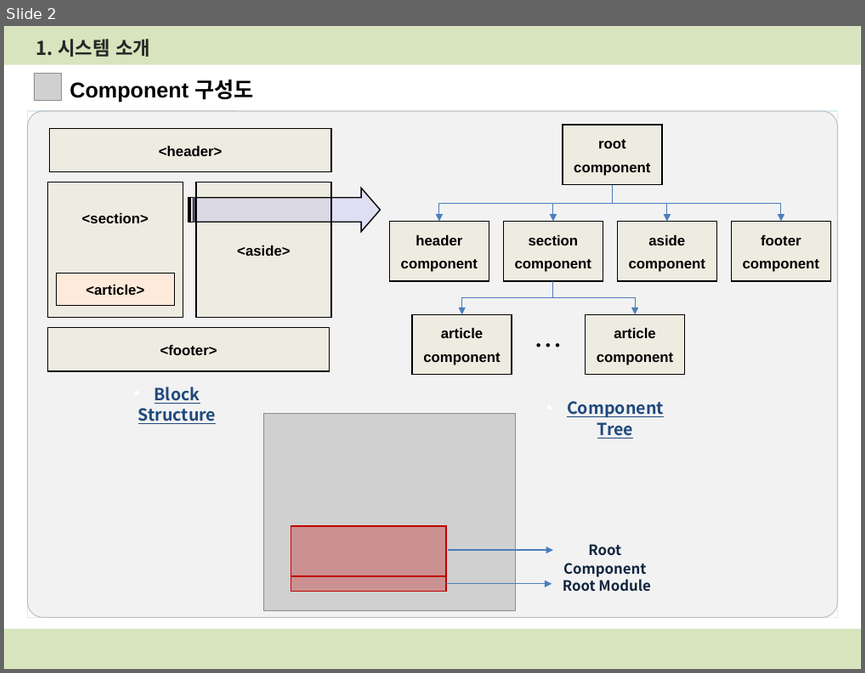
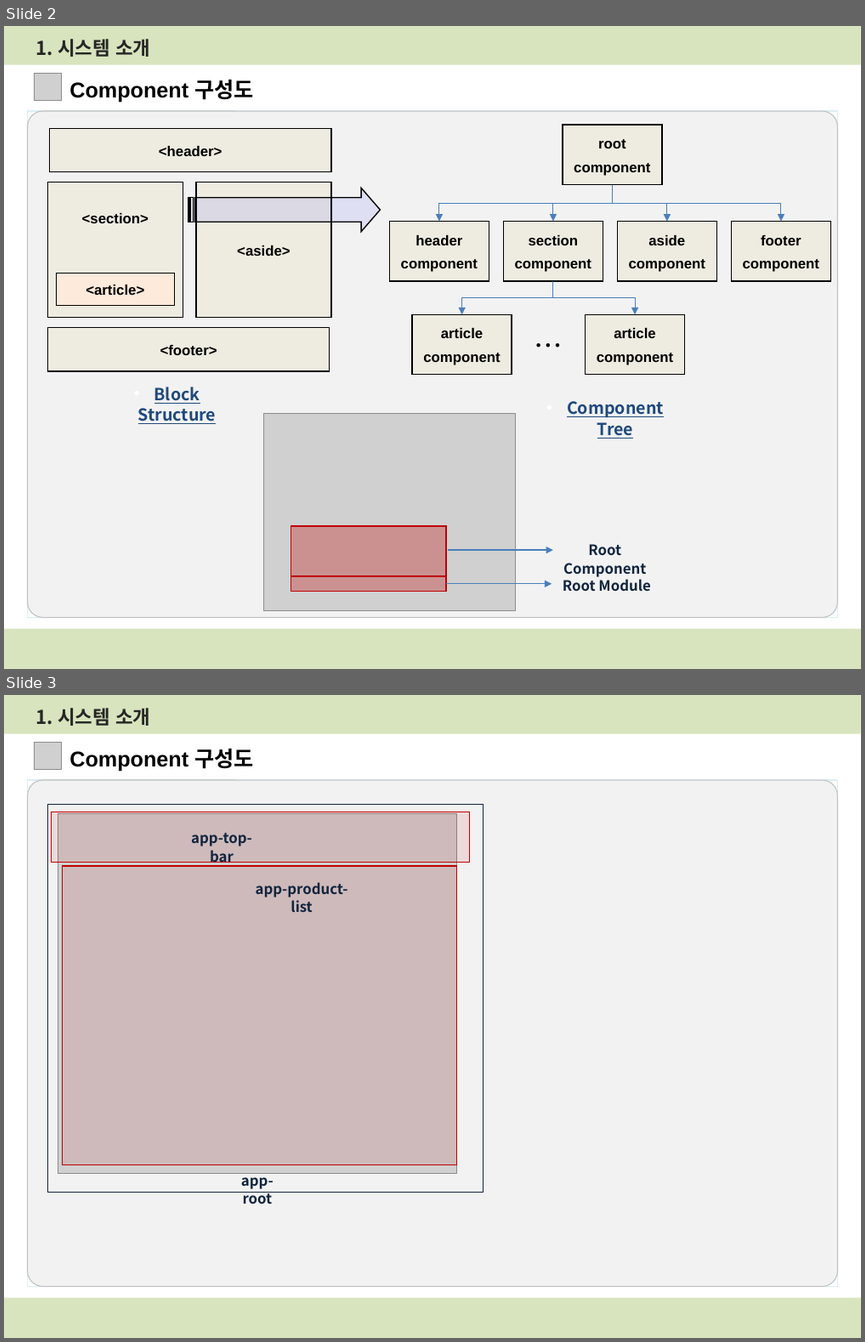
Before and after one commit to bluevlad/Documents, a slide deck: Angular with Java ver.0.1.pptx. Shown one above the other, each under a label of ours: slide 2 before the commit, slides 2 and 3 after it. The pictures are 865x673 and 865x1342 pixels, drawn with LibreOffice and Linux fonts; fonts in the diff are those of the drawing; grey boxes stand for pictures. Boxes give left, top, right and bottom in pixels: in the first picture for what was removed or moved away, otherwise in the second. Text is boxed around its words. In the diff, an @@ line names an element or a change of style, - is before the commit and + after.

```diff
--- a/Angular with Java ver.0.1.pptx
+++ b/Angular with Java ver.0.1.pptx
@@ slide 3 added at bbox=[4, 695, 861, 1338], background #FFFFFF; not listed: 4 template elements that a slide beside it also shows @@
@@ text added at bbox=[36, 708, 150, 726], 16 pt, text #262626, bold @@
+1. 시스템 소개
@@ picture added at bbox=[34, 742, 61, 770] @@
@@ text added at bbox=[69, 749, 254, 771], 18 pt, text #000000, bold @@
+Component 구성도
@@ rectangle added at bbox=[47, 804, 483, 1191], outline #0F243E 1 pt @@
@@ rectangle added at bbox=[51, 812, 469, 863], fill #C00000 at 10% opacity, outline #C00000 1 pt @@
@@ picture added at bbox=[58, 814, 457, 1173] @@
@@ text added at bbox=[191, 833, 252, 866], 12 pt, text #0F243E, bold @@
+app-top-bar
@@ rectangle added at bbox=[63, 866, 457, 1164], fill #C00000 at 10% opacity, outline #C00000 1 pt @@
@@ text added at bbox=[256, 882, 348, 912], 12 pt, text #0F243E, bold @@
+app-product-list
@@ text added at bbox=[241, 1173, 273, 1203], 12 pt, text #0F243E, bold @@
+app-root
```
Also in this commit, not shown: 1 other slide added, 1 slide removed.
